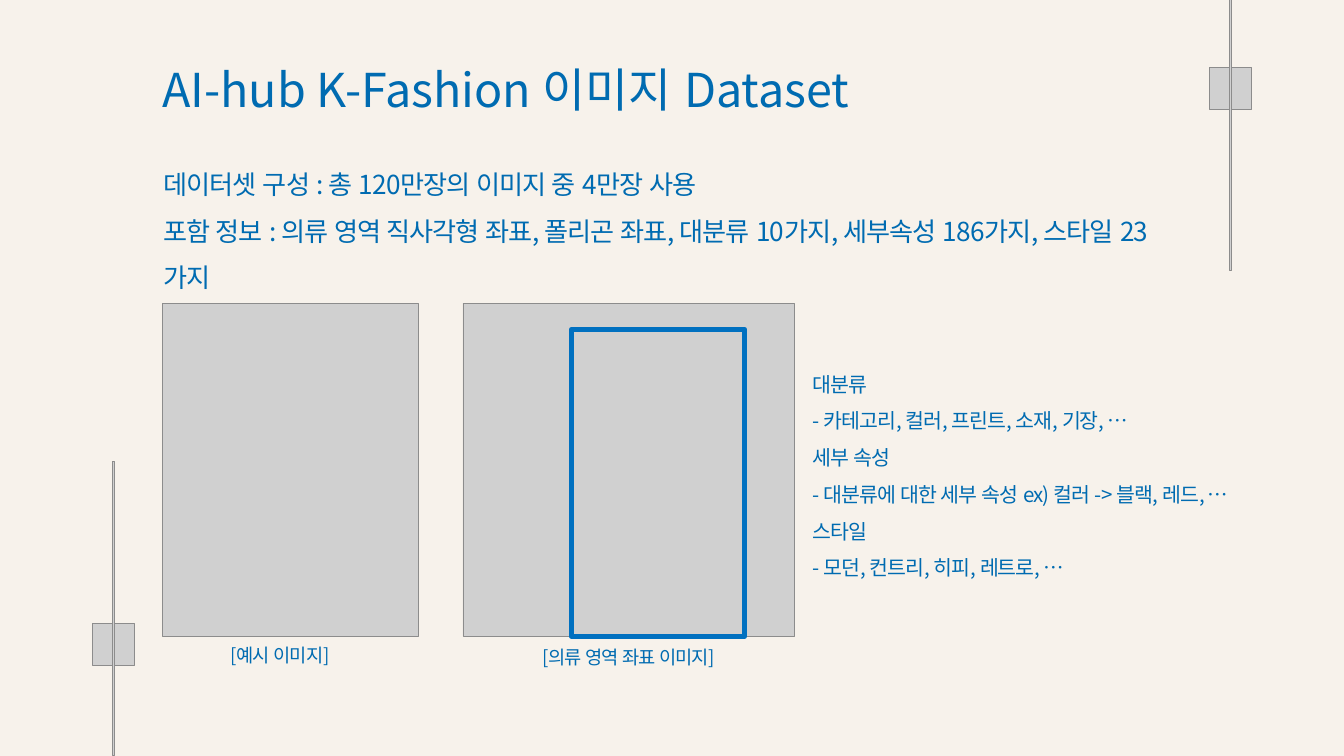
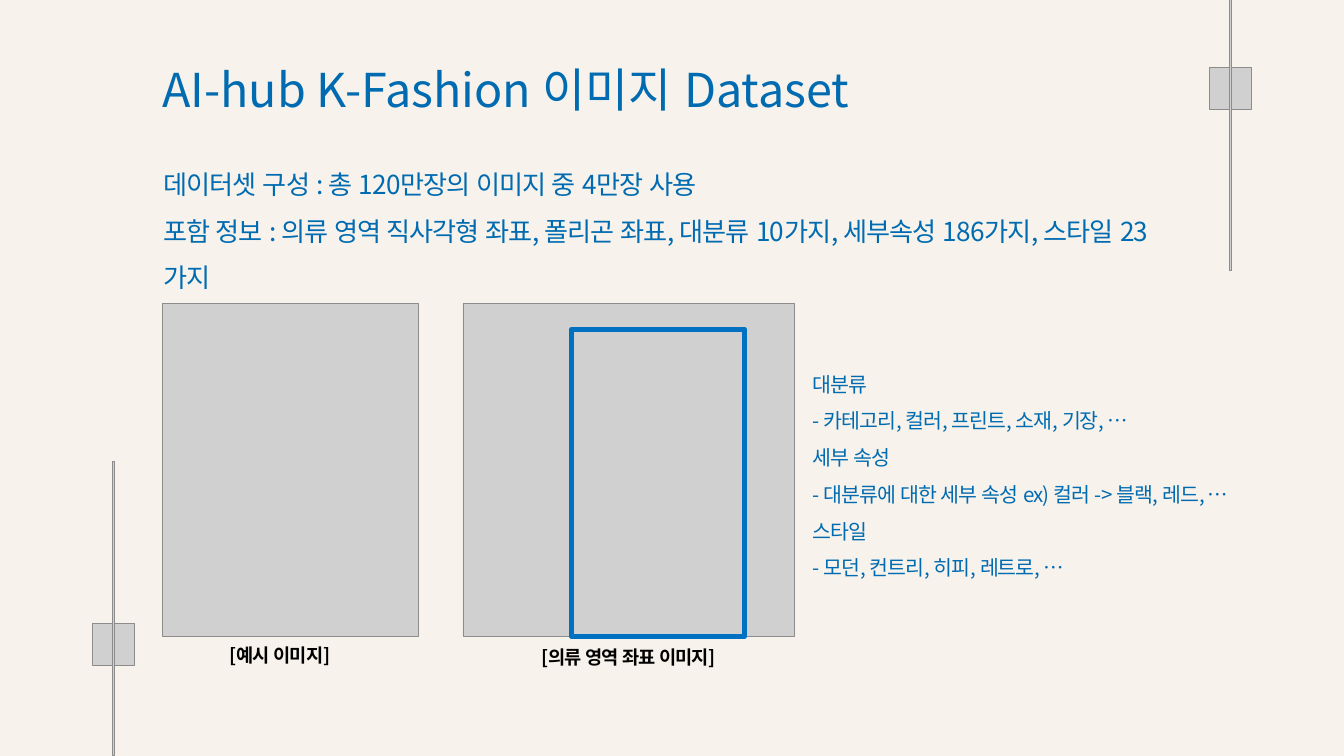
Before and after one commit to Playdata-G-DA35/DA35-final-team2-Item_Classification_RPA, a slide deck: slide 7 of documents/Clothes Detection 모델 결과 보고서.pptx. Drawn at 1344x756 pixels with LibreOffice and Linux fonts; fonts in the diff are those of the drawing; grey boxes stand for pictures; background and template pictures are left out. Boxes give left, top, right and bottom in pixels: in the first picture for what was removed or moved away, otherwise in the second. Text is boxed around its words. In the diff, an @@ line names an element or a change of style, - is before the commit and + after.

```diff
--- a/documents/Clothes Detection 모델 결과 보고서.pptx
+++ b/documents/Clothes Detection 모델 결과 보고서.pptx
@@ text "[예시 이미지]" at (x1=230, y1=646, x2=331, y2=666): text colour #006BB1 to #000000, bold on @@
@@ text "[의류 영역 좌표 이미지]" at (x1=541, y1=648, x2=716, y2=668): text colour #006BB1 to #000000, bold on @@
```
Also in this commit, not shown: 5 other slides changed, 2 other files.
